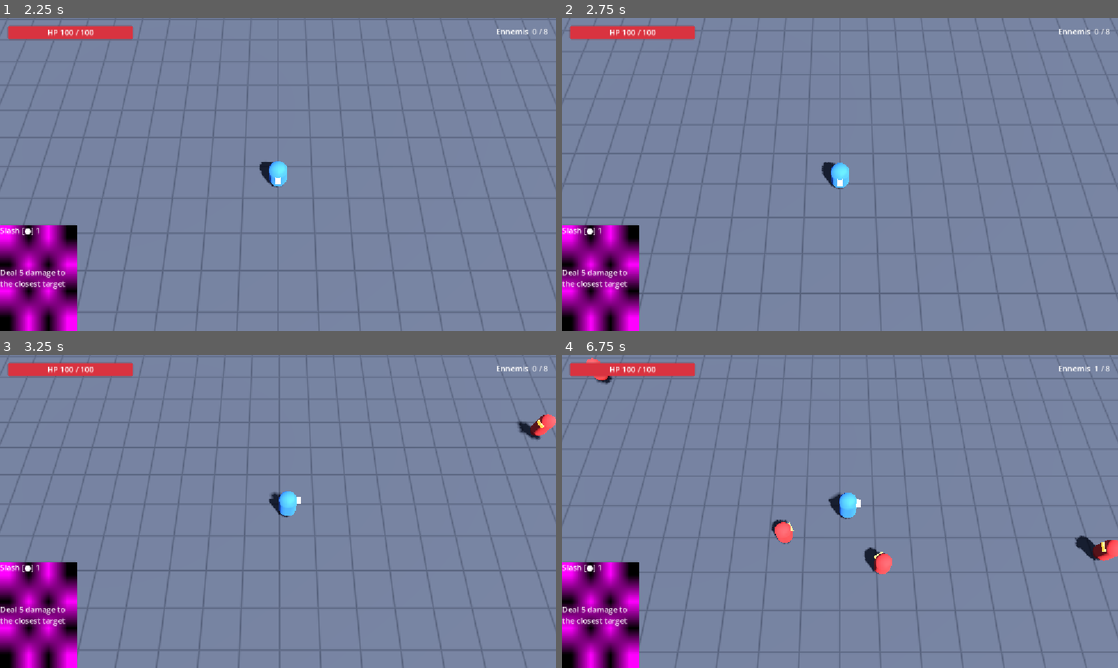
Above: before the commit, frames 1-4 (two rows, left to right).
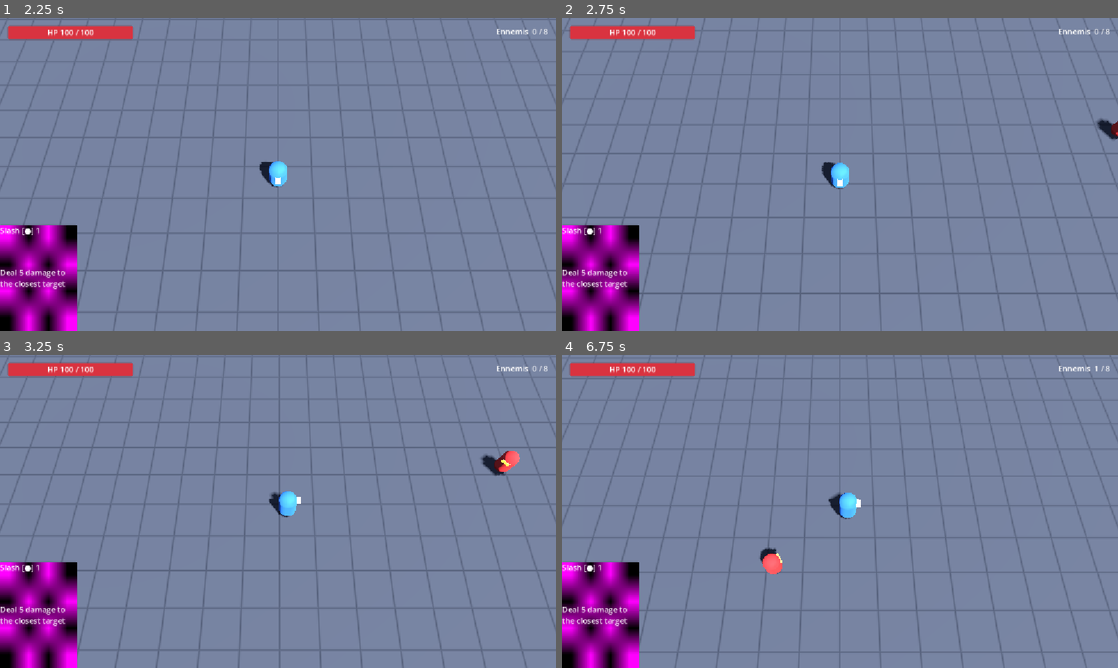
Above: after the commit, the same moments.

Repository: Vharaphis/AppassionatoProjectPrototype
Game: Godot game, scene res://scenes/cardManagementScene.tscn
Two runs of this game, one before a commit and one after it. Both use one fixed random seed, a clock stepped at 60 frames per second and the inputs below.
Inputs (mouse positions are in pixels of both pictures, inside the frame that each line leads up to):
- Up to frame 1 (2.25 s): tap Enter at 0.5 s; move the mouse to (38, 215) at 0.52 s; hold D (move_right) 0.53-1.25 s; click (38, 215) at 0.67 s; click "Play" at 1.25 s; tap Space at 2 s; move the mouse to (38, 277) at 2.02 s; hold S (move_down) from 2.03 s (still down); click (38, 277) at 2.17 s
- Up to frame 2 (2.75 s): keep holding S (move_down)
- Up to frame 3 (3.25 s): move the mouse to (333, 442) at 2.77 s; release S (move_down) at 2.78 s; hold D (move_right) from 2.78 s (still down)
- Up to frame 4 (6.75 s): move the mouse to (812, 574) at 3.52 s; release D (move_right) at 3.53 s; hold W (move_up) 3.53-4.28 s; click (812, 574) at 3.67 s; move the mouse to (1006, 558) at 4.27 s; hold A (move_left) 4.28-5.78 s; move the mouse to (673, 464) at 5.02 s; move the mouse to (867, 511) at 5.77 s; hold S (move_down) 5.78-6.53 s; click (867, 511) at 5.92 s; move the mouse to (756, 433) at 6.52 s; hold D (move_right) from 6.53 s (still down)

Frame 1 is identical in both runs. In frame 2, 0.2% of the frame differs, in the area x 96-100%, y 32-39%; in frame 3, 0.7%; in frame 4, 1.3%, in the area x 4-100%, y 0-70%.

Commit message:
feat(enemies): tune Tracker, Rusher, Spiker and Shielder after playtest
- Tracker: flanks and weaves around the player instead of queueing;
  spawner favours the cone in front of a moving player
- Rusher: dash goes past the player, faster, through other enemies,
  with a ground line showing its path during the windup
- Spiker: faster than Trackers, keeps advancing while it attacks
- Shielder: at most 2 per ranged ally; Swarmers count as ranged

Co-Authored-By: Claude Opus 5.5 <noreply@anthropic.com>

Diff:
--- a/scenes/enemies/spawn_table.tres
+++ b/scenes/enemies/spawn_table.tres
@@ -13,12 +13,9 @@
 [sub_resource type="Resource" id="Resource_tracker_entry"]
 script = ExtResource("2_entry")
 enemy = ExtResource("3_tracker")
-min_round = 1
 base_weight = 100.0
 weight_per_round = -10.0
 min_weight = 20.0
-max_weight = 100.0
-max_alive = 0
 
 [sub_resource type="Resource" id="Resource_rusher_entry"]
 script = ExtResource("2_entry")
@@ -26,27 +23,20 @@
 min_round = 2
 base_weight = 20.0
 weight_per_round = 5.0
-min_weight = 0.0
 max_weight = 30.0
-max_alive = 0
 
 [sub_resource type="Resource" id="Resource_spiker_entry"]
 script = ExtResource("2_entry")
 enemy = ExtResource("5_spiker")
 min_round = 3
-base_weight = 10.0
 weight_per_round = 5.0
-min_weight = 0.0
 max_weight = 25.0
-max_alive = 0
 
 [sub_resource type="Resource" id="Resource_spitter_entry"]
 script = ExtResource("2_entry")
 enemy = ExtResource("6_spitter")
 min_round = 4
-base_weight = 10.0
 weight_per_round = 5.0
-min_weight = 0.0
 max_weight = 25.0
 max_alive = 6
 
@@ -54,9 +44,7 @@
 script = ExtResource("2_entry")
 enemy = ExtResource("7_shielder")
 min_round = 5
-base_weight = 10.0
 weight_per_round = 5.0
-min_weight = 0.0
 max_weight = 20.0
 max_alive = 3
 
@@ -66,7 +54,6 @@
 min_round = 6
 base_weight = 5.0
 weight_per_round = 3.0
-min_weight = 0.0
 max_weight = 15.0
 max_alive = 2
 
@@ -76,7 +63,6 @@
 min_round = 7
 base_weight = 5.0
 weight_per_round = 2.0
-min_weight = 0.0
 max_weight = 10.0
 max_alive = 1
 
--- a/scenes/enemies/spiker.tres
+++ b/scenes/enemies/spiker.tres
@@ -9,6 +9,6 @@
 display_name = "Spiker"
 scene = ExtResource("2_scene")
 max_health = 14
-move_speed = 2.8
+move_speed = 4.2
 contact_damage = 5
 turn_speed = 10.0
--- a/scenes/enemies/tracker.tscn
+++ b/scenes/enemies/tracker.tscn
@@ -13,3 +13,5 @@
 
 [node name="ChaseBehavior" type="Node" parent="."]
 script = ExtResource("2_chase")
+flank_distance = 5.0
+lead_time = 0.6
--- a/scripts/enemies/behaviors/chase_behavior.gd
+++ b/scripts/enemies/behaviors/chase_behavior.gd
@@ -1,7 +1,32 @@
 class_name ChaseBehavior
 extends EnemyBehavior
 
-## Walks straight at the target at the enemy's move speed.
+## Walks at the target at the enemy's move speed. With `flank_distance` > 0 it
+## aims beside the player instead, weaving from side to side, and converges as
+## it gets close: a pack spreads out and surrounds instead of queueing.
 
-func physics_step(enemy: Enemy, _delta: float) -> Vector3:
-	return enemy.direction_to_target() * enemy.data.move_speed
+## Sideways offset of the aim point, in meters. 0 = straight chase.
+@export var flank_distance: float = 0.0
+## Aims where the player will be in this many seconds.
+@export var lead_time: float = 0.0
+## Below this distance the offset fades out and the enemy goes straight in.
+@export var commit_distance: float = 3.0
+## Seconds per side-to-side sway.
+@export var weave_period: float = 4.0
+
+var _phase: float = randf() * TAU
+var _time: float = 0.0
+
+func physics_step(enemy: Enemy, delta: float) -> Vector3:
+	if flank_distance <= 0.0 or not is_instance_valid(enemy.target):
+		return enemy.direction_to_target() * enemy.data.move_speed
+	_time += delta
+	var to_target := enemy.direction_to_target()
+	var goal := enemy.target.global_position
+	if enemy.target is CharacterBody3D:
+		goal += (enemy.target as CharacterBody3D).velocity * lead_time
+	var fade := clampf((enemy.distance_to_target() - commit_distance) / (flank_distance * 2.0), 0.0, 1.0)
+	goal += to_target.cross(Vector3.UP) * flank_distance * fade * sin(_time * TAU / weave_period + _phase)
+	var to_goal := goal - enemy.global_position
+	to_goal.y = 0.0
+	return to_goal.normalized() * enemy.data.move_speed if to_goal.length_squared() > 0.0001 else Vector3.ZERO
--- a/scripts/enemies/behaviors/guard_behavior.gd
+++ b/scripts/enemies/behaviors/guard_behavior.gd
@@ -2,17 +2,24 @@
 extends EnemyBehavior
 
 ## Stands between the player and the nearest ranged ally, facing the player,
-## and takes reduced damage from the front. Chases when no ranged ally is alive.
+## and takes reduced damage from the front. Chases when no ranged ally is free.
 
 enum State { CHASE, GUARD }
+
+const GROUP := &"guard_behaviors"
 
 @export var frontal_reduction: float = 0.7
 @export var front_arc_degrees: float = 120.0
 @export var guard_distance: float = 3.0
+## Shielders guarding the same ally at once; the others pick another ally or chase.
+@export var max_guards_per_ward: int = 2
 @export var reduced_hit_color: Color = Color(0.6, 0.8, 1.0, 0.8)
 
 var state: State = State.CHASE
 var _ward: Enemy
+
+func _ready() -> void:
+	add_to_group(GROUP)
 
 func physics_step(enemy: Enemy, _delta: float) -> Vector3:
 	if not _is_alive(_ward):
@@ -51,7 +58,7 @@
 	var best_distance := INF
 	for node in get_tree().get_nodes_in_group(&"ranged"):
 		var ally := node as Enemy
-		if not _is_alive(ally) or ally == enemy:
+		if not _is_alive(ally) or ally == enemy or _guard_count(ally) >= max_guards_per_ward:
 			continue
 		var distance := ally.global_position.distance_squared_to(enemy.global_position)
 		if distance < best_distance:
@@ -59,5 +66,13 @@
 			best_distance = distance
 	return best
 
+## Other shielders currently guarding `ally`.
+func _guard_count(ally: Enemy) -> int:
+	var count := 0
+	for node in get_tree().get_nodes_in_group(GROUP):
+		if node != self and is_instance_valid(node._ward) and node._ward == ally:
+			count += 1
+	return count
+
 func _is_alive(other: Enemy) -> bool:
 	return is_instance_valid(other) and not other.is_queued_for_deletion() and not other.health.is_dead
--- a/scripts/enemies/behaviors/rusher_behavior.gd
+++ b/scripts/enemies/behaviors/rusher_behavior.gd
@@ -1,28 +1,50 @@
 class_name RusherBehavior
 extends EnemyBehavior
 
-## Chases, then stops, telegraphs and dashes in a straight line toward where the
-## player was when the windup started. The dash does not home.
+## Chases, then stops, draws its dash line on the ground and dashes through the
+## spot where the player was when the windup started. The dash does not home,
+## goes through other enemies (only walls stop it) and overshoots the target.
 
 enum State { CHASE, WINDUP, DASH, RECOVER }
 
-@export var dash_cooldown: float = 4.0
+## Collision mask while dashing: world only, so enemies and the player do not block it.
+const DASH_MASK := 1
+
+@export var dash_cooldown: float = 3.5
 @export var windup_time: float = 0.6
-@export var dash_speed: float = 12.0
-@export var dash_duration: float = 0.5
-@export var recover_time: float = 0.8
+@export var dash_speed: float = 22.0
+## The dash goes this far past the player's position.
+@export var dash_overshoot: float = 4.0
+@export var dash_max_distance: float = 18.0
+@export var recover_time: float = 0.6
 @export var dash_min_range: float = 4.0
-@export var dash_max_range: float = 12.0
+@export var dash_max_range: float = 14.0
 @export var dash_contact_damage: int = 15
 @export var telegraph_color: Color = Color(1.0, 1.0, 1.0, 0.7)
+@export var line_color: Color = Color(1.0, 0.3, 0.1, 0.55)
+@export var line_width: float = 0.8
 
 var state: State = State.CHASE
 var _timer: float = 0.0
 var _cooldown_left: float = 0.0
 var _dash_direction: Vector3 = Vector3.ZERO
+var _dash_distance: float = 0.0
+var _normal_mask: int = 0
+var _line: MeshInstance3D
 
 func _ready() -> void:
 	_cooldown_left = dash_cooldown
+	_line = MeshInstance3D.new()
+	_line.top_level = true
+	_line.visible = false
+	var material := StandardMaterial3D.new()
+	material.shading_mode = BaseMaterial3D.SHADING_MODE_UNSHADED
+	material.transparency = BaseMaterial3D.TRANSPARENCY_ALPHA
+	material.albedo_color = line_color
+	var mesh := BoxMesh.new()
+	mesh.material = material
+	_line.mesh = mesh
+	get_parent().add_child.call_deferred(_line)
 
 func physics_step(enemy: Enemy, delta: float) -> Vector3:
 	_timer -= delta
@@ -32,6 +54,8 @@
 			var distance := enemy.distance_to_target()
 			if _cooldown_left <= 0.0 and distance >= dash_min_range and distance <= dash_max_range:
 				_dash_direction = enemy.direction_to_target()
+				_dash_distance = minf(distance + dash_overshoot, dash_max_distance)
+				_show_line(enemy)
 				_enter(State.WINDUP, windup_time)
 				return Vector3.ZERO
 			return enemy.direction_to_target() * enemy.data.move_speed
@@ -40,10 +64,14 @@
 			enemy.set_tint(telegraph_color if fmod(_timer, 0.15) > 0.075 else Color.TRANSPARENT)
 			if _timer <= 0.0:
 				enemy.clear_tint()
-				_enter(State.DASH, dash_duration)
+				_line.visible = false
+				_normal_mask = enemy.collision_mask
+				enemy.collision_mask = DASH_MASK
+				_enter(State.DASH, _dash_distance / dash_speed)
 			return Vector3.ZERO
 		State.DASH:
 			if _timer <= 0.0 or enemy.is_on_wall():
+				enemy.collision_mask = _normal_mask
 				_enter(State.RECOVER, recover_time)
 				return Vector3.ZERO
 			return _dash_direction * dash_speed
@@ -62,6 +90,13 @@
 func get_contact_damage(enemy: Enemy) -> int:
 	return dash_contact_damage if state == State.DASH else enemy.data.contact_damage
 
+## Flat strip on the ground covering the whole dash, shown during the windup.
+func _show_line(enemy: Enemy) -> void:
+	(_line.mesh as BoxMesh).size = Vector3(line_width, 0.02, _dash_distance)
+	var start := Vector3(enemy.global_position.x, 0.03, enemy.global_position.z)
+	_line.global_transform = Transform3D(Basis.looking_at(_dash_direction), start + _dash_direction * _dash_distance / 2.0)
+	_line.visible = true
+
 func _enter(new_state: State, duration: float) -> void:
 	state = new_state
 	_timer = duration
--- a/scripts/enemies/behaviors/spiker_behavior.gd
+++ b/scripts/enemies/behaviors/spiker_behavior.gd
@@ -1,15 +1,17 @@
 class_name SpikerBehavior
 extends EnemyBehavior
 
-## Slow melee enemy: in range, it stops, locks its facing, then thrusts a spear
-## straight ahead. Sidestepping the line dodges it, running away is not needed.
+## Fast melee enemy: in range, it locks its facing and keeps advancing along it
+## while it winds up and thrusts a spear. Sidestepping the line dodges it.
 
 enum State { CHASE, WINDUP, THRUST, RECOVER }
 
-@export var attack_range: float = 3.5
-@export var windup_time: float = 0.7
+@export var attack_range: float = 4.5
+@export var windup_time: float = 0.5
 @export var thrust_duration: float = 0.2
-@export var recover_time: float = 0.9
+@export var recover_time: float = 0.5
+## Speed kept while attacking, as a fraction of the move speed (along the locked facing).
+@export var attack_move_factor: float = 0.6
 @export var thrust_damage: int = 15
 @export var thrust_length: float = 4.0
 @export var thrust_width: float = 1.2
@@ -40,11 +42,13 @@
 				_has_hit = false
 				_set_spear_z(thrust_length - 1.0)
 				_enter(State.THRUST, thrust_duration)
+			return _facing * enemy.data.move_speed * attack_move_factor
 		State.THRUST:
 			if not _has_hit:
 				_try_hit(enemy)
 			if _timer <= 0.0:
 				_enter(State.RECOVER, recover_time)
+			return _facing * enemy.data.move_speed * attack_move_factor
 		State.RECOVER:
 			_set_spear_z(lerpf(_spear_rest_z, thrust_length - 1.0, maxf(_timer, 0.0) / recover_time))
 			if _timer <= 0.0:
--- a/scripts/enemies/behaviors/swarmer_behavior.gd
+++ b/scripts/enemies/behaviors/swarmer_behavior.gd
@@ -21,6 +21,8 @@
 
 func _ready() -> void:
 	super()
+	# Shielders guard summoners as well as shooters.
+	get_parent().add_to_group(&"ranged")
 	_timer = summon_interval
 
 func physics_step(enemy: Enemy, delta: float) -> Vector3:
--- a/scripts/enemies/enemy_spawner.gd
+++ b/scripts/enemies/enemy_spawner.gd
@@ -28,6 +28,11 @@
 @export var safe_distance: float = 6.0
 ## Distance kept from the walls.
 @export var wall_margin: float = 1.0
+## Chance that an enemy spawns in front of a moving target, so the player runs
+## into enemies instead of just leaving them behind.
+@export_range(0.0, 1.0) var forward_spawn_chance: float = 0.6
+## Width of that front cone, in degrees.
+@export var forward_spawn_arc: float = 90.0
 
 @export_group("Debug")
 ## Prints the weight of every entry at each spawn.
@@ -120,8 +125,15 @@
 	var center := target.global_position
 	var best := center
 	var best_distance := -1.0
+	var heading := Vector3.ZERO
+	if target is CharacterBody3D:
+		heading = (target as CharacterBody3D).velocity
+	var forward := heading.length_squared() > 1.0 and randf() < forward_spawn_chance
 	for attempt in 10:
 		var angle := randf() * TAU
+		# Running into a wall squeezes the front cone: fall back to any angle.
+		if forward and attempt < 5:
+			angle = atan2(heading.z, heading.x) + deg_to_rad(randf_range(-forward_spawn_arc, forward_spawn_arc) / 2.0)
 		var distance := randf_range(min_spawn_distance, max_spawn_distance)
 		var candidate := _clamp_to_level(center + Vector3(cos(angle), 0.0, sin(angle)) * distance)
 		var candidate_distance := candidate.distance_to(center)
Not shown: 1 places in scenes/enemies/spawn_table.tres that only renumber resources
